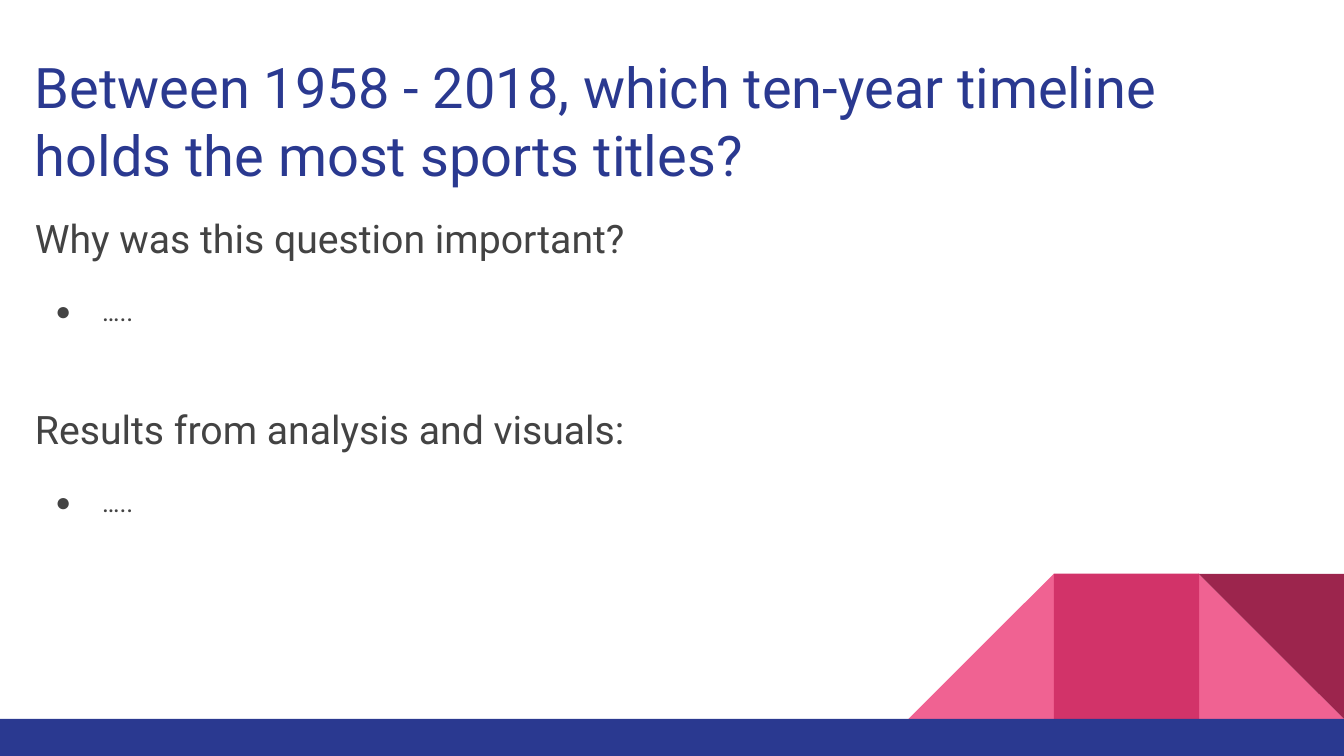
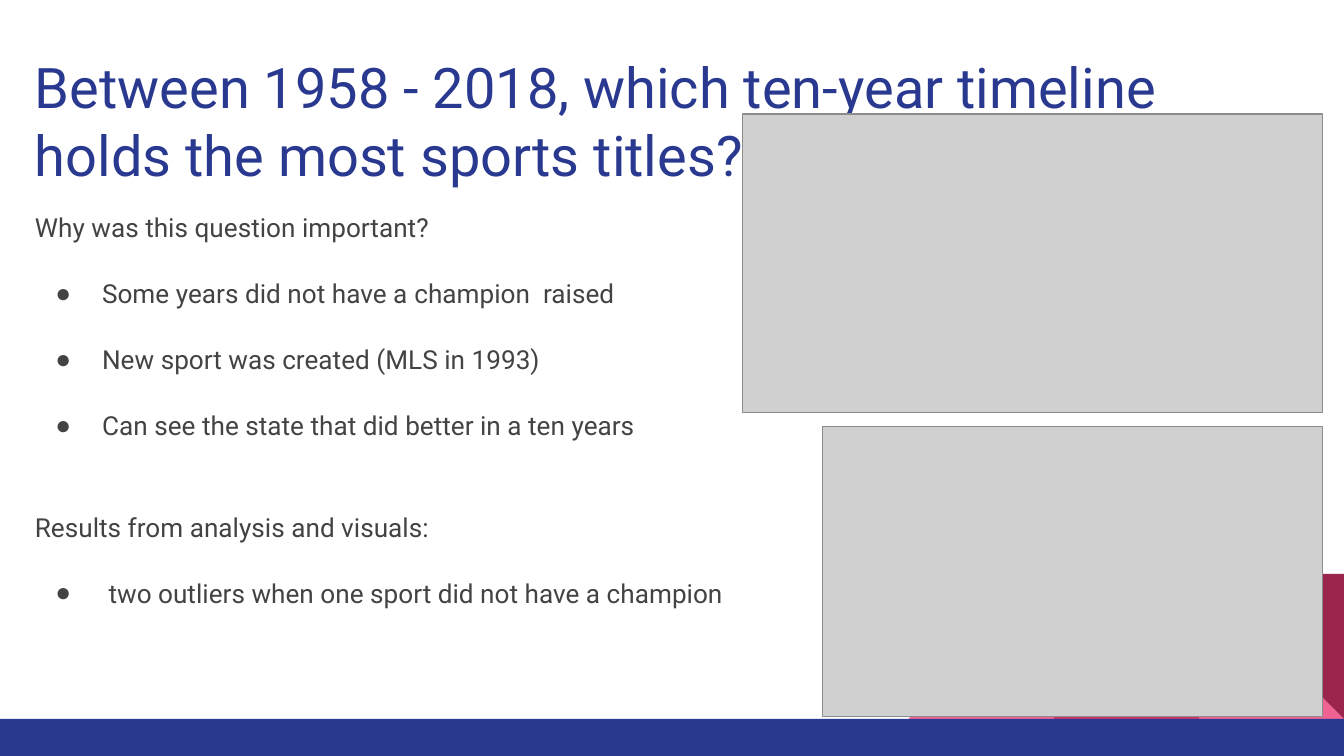
Before and after one commit to gurpal-gill1022/Project-3-Group-2, a slide deck: slide 3 of Project_3_Presentation_Deck.pptx. Drawn at 1344x756 pixels with LibreOffice and Linux fonts; fonts in the diff are those of the drawing; grey boxes stand for pictures. Boxes give left, top, right and bottom in pixels: in the first picture for what was removed or moved away, otherwise in the second. Text is boxed around its words. In the diff, an @@ line names an element or a change of style, - is before the commit and + after.

Commit message:
Updated with pictures

```diff
--- a/Project_3_Presentation_Deck.pptx
+++ b/Project_3_Presentation_Deck.pptx
@@ picture added at bbox=[743, 114, 1322, 413] @@
@@ text at bbox=[35, 217, 429, 543]: size 21 to 14 pt in "Why was this question important?", "Results from analysis and visuals:" @@
@@ text at bbox=[102, 283, 635, 441]: text changed @@
-● …..
+● Some years did not have a champion raised
+● New sport was created (MLS in 1993)
+● Can see the state that did better in a ten years
@@ picture added at bbox=[823, 427, 1322, 718] @@
@@ text at bbox=[109, 583, 723, 609]: text changed @@
-● …..
+● two outliers when one sport did not have a champion
```
Also in this commit, not shown: 2 other slides changed.
